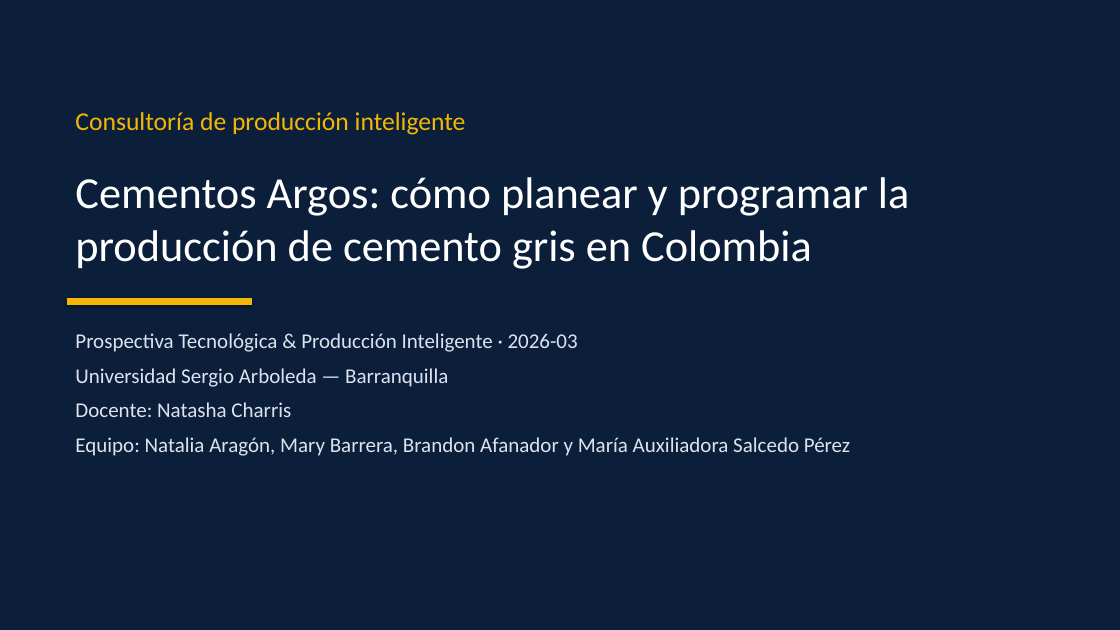
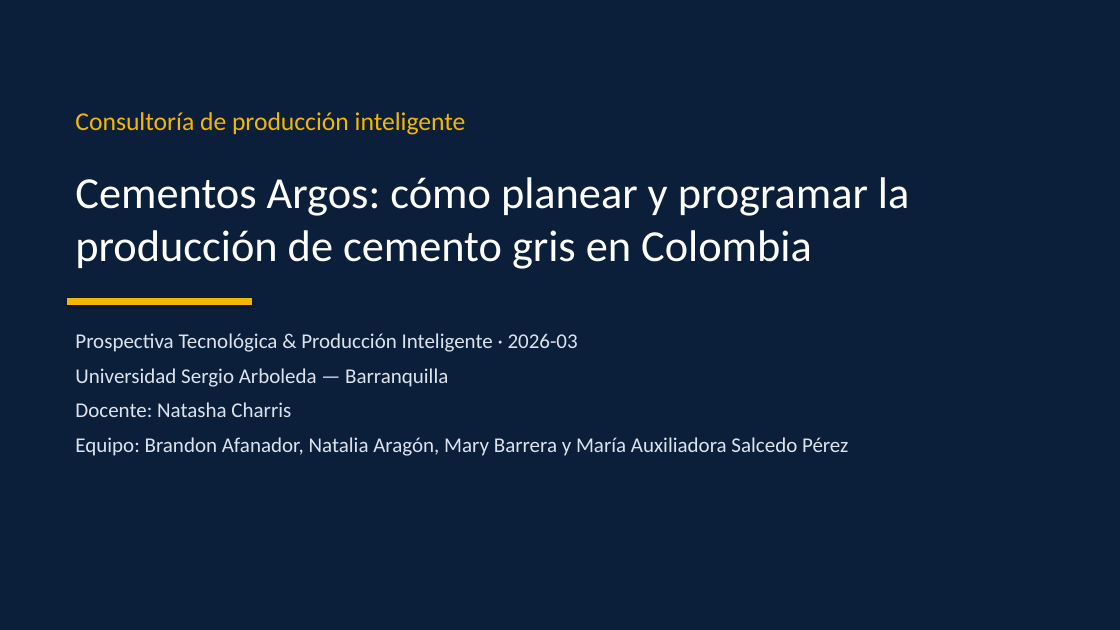
Before and after one commit to mauxysalcedo/mauxysalcedo.github.io, a slide deck: slide 1 of proyecto_final/Presentacion_Proyecto_Final_Argos.pptx. Drawn at 1120x630 pixels with LibreOffice and Linux fonts; fonts in the diff are those of the drawing. Boxes give left, top, right and bottom in pixels: in the first picture for what was removed or moved away, otherwise in the second. Text is boxed around its words. In the diff, an @@ line names an element or a change of style, - is before the commit and + after.

```diff
--- a/proyecto_final/Presentacion_Proyecto_Final_Argos.pptx
+++ b/proyecto_final/Presentacion_Proyecto_Final_Argos.pptx
@@ text at <box>75,437,848,456</box>: text changed @@
-Equipo: Natalia Aragón, Mary Barrera, Brandon Afanador y María Auxiliadora Salcedo Pérez
+Equipo: Brandon Afanador, Natalia Aragón, Mary Barrera y María Auxiliadora Salcedo Pérez
```
Also in this commit, not shown: 3 other files.
